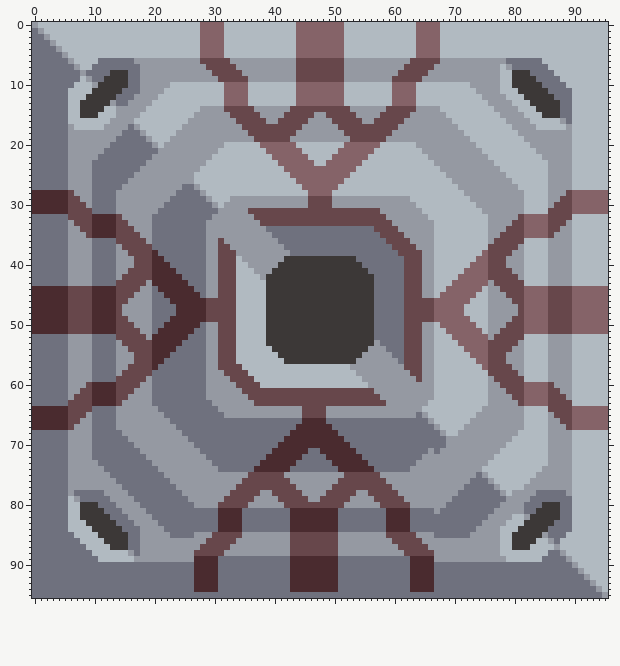
Sprite sheet -- assets/sprites/blocks/crafting/hardened-alloy-smelter.png. The picture above was drawn from the file before the commit.
The file is 96x96 pixels. Colours within 5 levels of each other are drawn and written as one.
The same view after the edit:
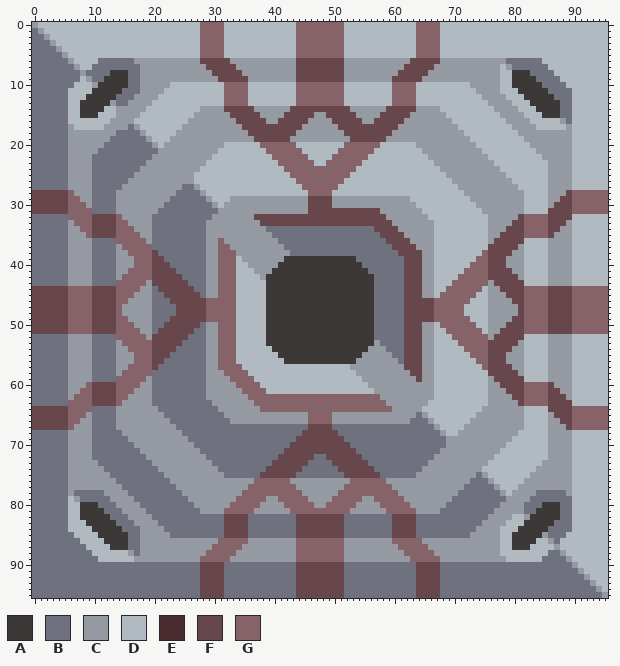
Palette (. is transparent): A #3c3837  B #6f717e  C #9599a2  D #b1bac1  E #4a2b2f  F #67474b  G #856368
Changes in this commit:
Changed rows in their new state; - is an unchanged pixel.
first column x 10:
18 ----B
19 ---B-
20 --B--
21 -B---
22 B----
first column x 0:
28 FFFFFFG-------------------------------------------------------------------------------
29 FFFFFFGG------------------------------------------------------------------------------
30 FFFFFFGGG-----------------------------------------------------------------------------
31 FFFFFFGGGG--------------------------CCCCCCCCCC----------------------------------------
32 ------GGGGFFFFG-----------------------------------------------------------------------
33 -------GGGFFFFGG----------------------------------------------------------------------
34 --------GGFFFFGGG---------------------------------------------------------------------
35 ---------GFFFFGGGG--------------------------------------------------------------------
36 --------------GGGGG------------G------------------------------------------------------
37 ---------------GGGGG-----------GG-----------------------------------------------------
38 ----------------GGGGF----------GGG----------------------------------------------------
39 -----------------GGGFF---------GGG----------------------------------------------------
40 -----------------GGGFFF--------GGG----------------------------------------------------
41 ----------------GGGGFFFF-------GGG----------------------------------------------------
42 ---------------GGGGGFFFFF------GGG----------------------------------------------------
43 --------------GGGGG-FFFFFF-----GGG----------------------------------------------------
44 FFFFFFGGGGFFFFGGGG---FFFFFF----GGG----------------------------------------------------
45 FFFFFFGGGGFFFFGGG-----FFFFFF---GGG----------------------------------------------------
46 FFFFFFGGGGFFFFGG-------FFFFFFGGGGG----------------------------------------------------
47 FFFFFFGGGGFFFFG---------FFFFFGGGGG----------------------------------------------------
48 FFFFFFGGGGFFFFG---------FFFFFGGGGG----------------------------------------------------
49 FFFFFFGGGGFFFFGG-------FFFFFFGGGGG----------------------------------------------------
50 FFFFFFGGGGFFFFGGG-----FFFFFF---GGG----------------------------------------------------
51 FFFFFFGGGGFFFFGGGG---FFFFFF----GGG----------------------------------------------------
52 --------------GGGGG-FFFFFF-----GGG----------------------------------------------------
53 ---------------GGGGGFFFFF------GGG----------------------------------------------------
54 ----------------GGGGFFFF-------GGG----------------------------------------------------
55 -----------------GGGFFF--------GGG----------------------------------------------------
56 -----------------GGGFF---------GGG----------------------------------------------------
57 ----------------GGGGF----------GGGG---------------------------------------------------
58 ---------------GGGGG------------GGGG--------------------------------------------------
59 --------------GGGGG--------------GGGG-------------------------------------------------
60 ---------GFFFFGGGG----------------GGGG------------------------------------------------
61 --------GGFFFFGGG------------------GGGGDDDDDDDDDDDDDDDDDD-----------------------------
62 -------GGGFFFFGG--------------------GGGGGGGGGGGGGGGGGGGGGG----------------------------
63 ------GGGGFFFFG----------------------GGGGGGGGGGGGGGGGGGGGGG---------------------------
64 FFFFFFGGGG----------------------------GGGGGGGGGGGGGGGGGGGGGG--------------------------
65 FFFFFFGGG------------------------------------CGGGG------------------------------------
66 FFFFFFGG-------------------------CCCCCCCCCCCCCGGGGCCCCCCCCCCCCC-----------------------
67 FFFFFFG-------------------------------------BBFFFF------------------------------------
68 -------------------------------------------BBFFFFFF-----------------------------------
69 ------------------------------------------BBFFFFFFFF----------------------------------
70 -----------------------------------------BBFFFFFFFFFF---------------------------------
71 ----------------------------------------BBFFFFFFFFFFFF------------B-------------------
72 ---------------------------------------BBFFFFFF--FFFFFF----------BB-------------------
73 --------------------------------------BBFFFFFF----FFFFFF--------BB-------------------C
74 -------------------------------------BBFFFFFF------FFFFFF------BB-------------------C-
75 --------------------------------BBBBBB----FFBBBBBBBB------BBBBBB-------------------C--
76 -----------------------------------CCGGGGGG--------CCGGGGGG-----------------------C---
77 ----------------------------------CCGGGGGGGG------CCGGGGGGGG---------------------C----
78 ---------------------------------CCGGGGGGGGGG----CCGGGGGGGGGG-------------------------
79 --------------------------------CCGGGGG--GGGGG--CCGGGGG--GGGGG------------------------
80 -------------------------------CCGGGGG----GGGGGCCGGGGG----GGGGG-----------------------
81 ----------------------------CCCCGGGGGCCCCCCGGGGGGGGGGCCCCCCGGGGGCCC-------------------
82 -------------------------------BFFFF-------BFFFFFFFF-------BFFFF----------------------
83 -------------------------------BFFFF-------BFFFFFFFF-------BFFFF----------------------
84 -------------------------------BFFFF-------BFFFFFFFF-------BFFFF----------------------
85 ---------------------------BBBBB---FBBBBBBBB-------FBBBBBBBB----BBB-------------------
86 -----------------------------CCGGGGG-------CGGGGGGGG--------GGGGG---------------------
87 ----------------------------CCGGGGG--------CGGGGGGGG---------GGGGG--------------------
88 ---------------------------CCGGGGG---------CGGGGGGGG----------GGGGG-------------------
89 ---------------------------CGGGGGCCCCCCCCCCCGGGGGGGGCCCCCCCCCCCGGGGG------------------
90 ---------------------------BFFFF-----------BFFFFFFFF-----------BFFFF------------------
91 ---------------------------BFFFF-----------BFFFFFFFF-----------BFFFF------------------
92 ---------------------------BFFFF-----------BFFFFFFFF-----------BFFFF------------------
93 ---------------------------BFFFF-----------BFFFFFFFF-----------BFFFF------------------
94 ---------------------------BFFFF-----------BFFFFFFFF-----------BFFFF------------------
95 ----------------------------FFFF------------FFFFFFFF------------FFFF------------------
Where, in picture pixels (left, top, right, bottom), the same in both pictures:
changed: (92, 130, 122, 160)
changed: (32, 190, 440, 598)
changed: (518, 460, 548, 490)
